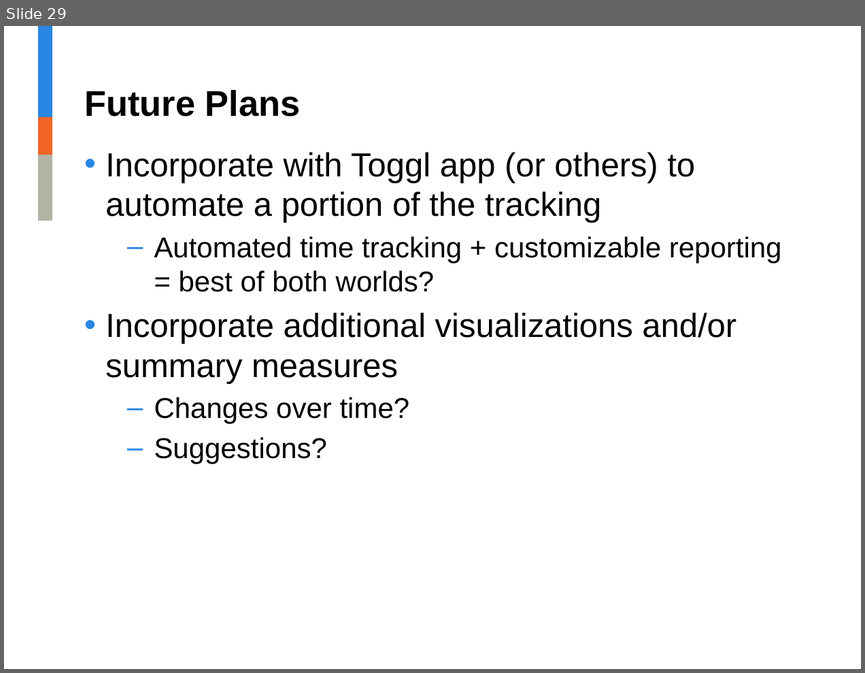
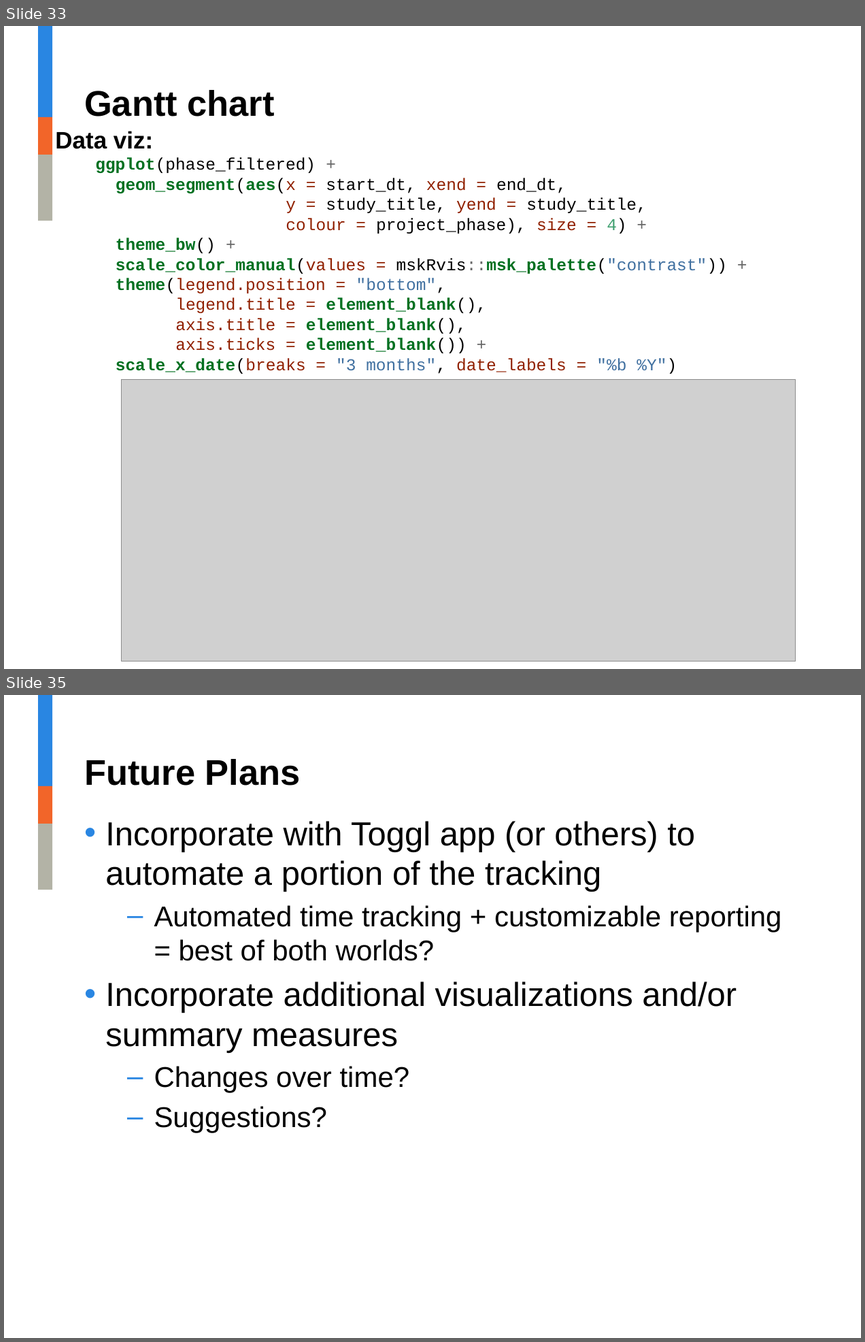
Before and after one commit to jalavery/timetrackR, a slide deck: RLadies timetrackR Presentation.pptx. Shown one above the other, each under a label of ours: slide 29 before the commit, slides 33 and 35 after it; the slides between them are not shown. The pictures are 865x673 and 865x1342 pixels, drawn with LibreOffice and Linux fonts; fonts in the diff are those of the drawing; grey boxes stand for pictures; background and template pictures are left out. Boxes give left, top, right and bottom in pixels: in the first picture for what was removed or moved away, otherwise in the second. Text is boxed around its words. In the diff, an @@ line names an element or a change of style, - is before the commit and + after.

Commit message:
Change label from Task to Phase for pie chart, finish presentation, remove separate data frames for active, inactive and upcoming projects

```diff
--- a/RLadies timetrackR Presentation.pptx
+++ b/RLadies timetrackR Presentation.pptx
@@ slide 33 added at box(4, 26, 861, 669), background #FFFFFF; not listed: 3 template elements that a slide beside it also shows @@
@@ title added at box(84, 90, 275, 116), 30 pt, text #000000, bold @@
+Gantt chart
@@ text added at box(55, 131, 728, 373), 14 pt, text #007020 @@
+Data viz:
+ggplot(phase_filtered) +
+geom_segment(aes(x = start_dt, xend = end_dt,
+y = study_title, yend = study_title,
+colour = project_phase), size = 4) +
+theme_bw() +
+scale_color_manual(values = mskRvis::msk_palette("contrast")) +
+theme(legend.position = "bottom",
+legend.title = element_blank(),
+axis.title = element_blank(),
+axis.ticks = element_blank()) +
+scale_x_date(breaks = "3 months", date_labels = "%b %Y")
@@ picture added at box(122, 379, 796, 661) @@
@@ what was slide 29 is now slide 35 @@
```
Also in this commit, not shown: 7 slides changed, 7 other slides added, 1 slide removed, 4 other files.
